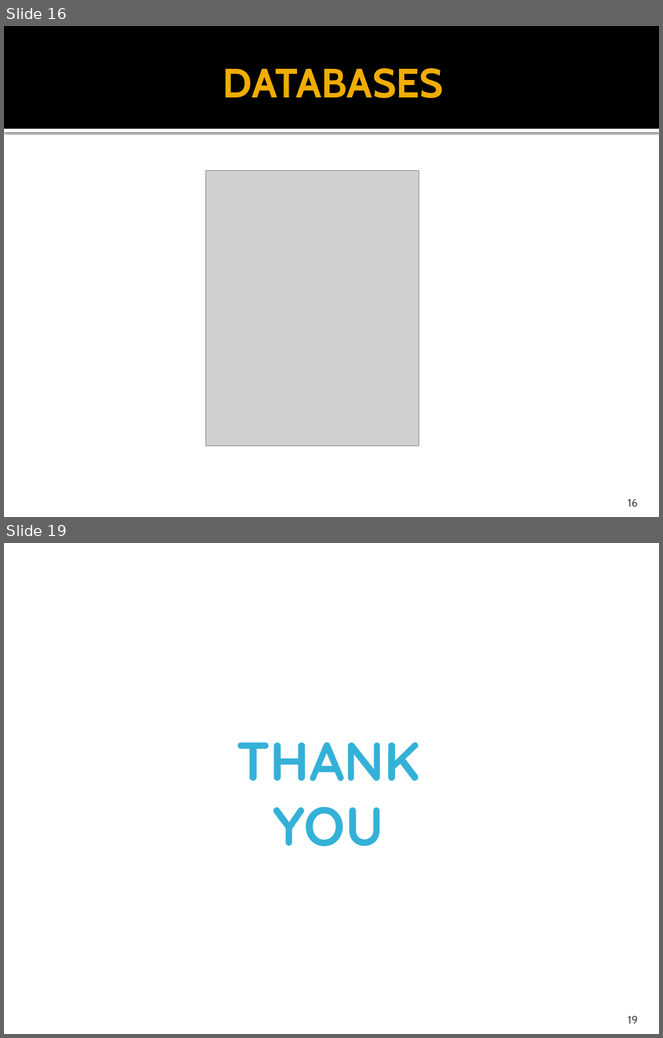
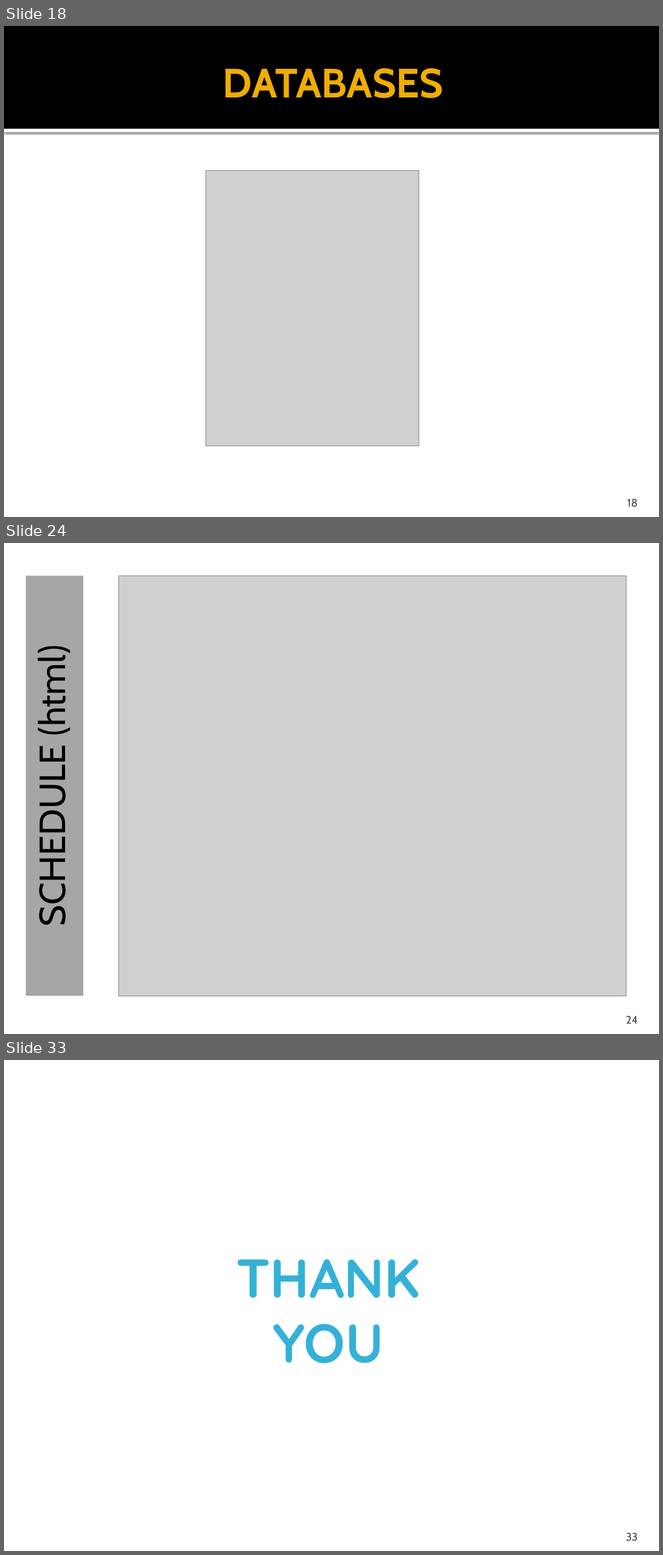
Before and after one commit to Charles-Stephen/Movie_EPROJECT, a slide deck: mydocs/Document.pptx. Shown one above the other, each under a label of ours: slides 16 and 19 before the commit, slides 18, 24 and 33 after it; the slides between them are not shown. The pictures are 663x1038 and 663x1555 pixels, drawn with LibreOffice and Linux fonts; fonts in the diff are those of the drawing; grey boxes stand for pictures; background and template pictures are left out. Boxes give left, top, right and bottom in pixels: in the first picture for what was removed or moved away, otherwise in the second. Text is boxed around its words. In the diff, an @@ line names an element or a change of style, - is before the commit and + after.

```diff
--- a/mydocs/Document.pptx
+++ b/mydocs/Document.pptx
@@ slide 24 added at <box>4,543,659,1034</box>, background #FFFFFF @@
@@ rectangle added at <box>25,575,83,997</box>, fill #A6A6A6, 40 pt, text #000000 @@
+SCHEDULE (html)
@@ picture added at <box>118,575,627,997</box> @@
@@ page number added at <box>626,1016,638,1024</box>, 12 pt, text #454545 @@
+24
@@ what was slide 16 is now slide 18 @@
@@ page number at <box>627,499,638,507</box>: text changed @@
-16
+18
@@ what was slide 19 is now slide 33 @@
@@ page number at <box>626,1533,638,1541</box>: text changed @@
-19
+33
```
Also in this commit, not shown: 2 slides changed, 13 other slides added.
